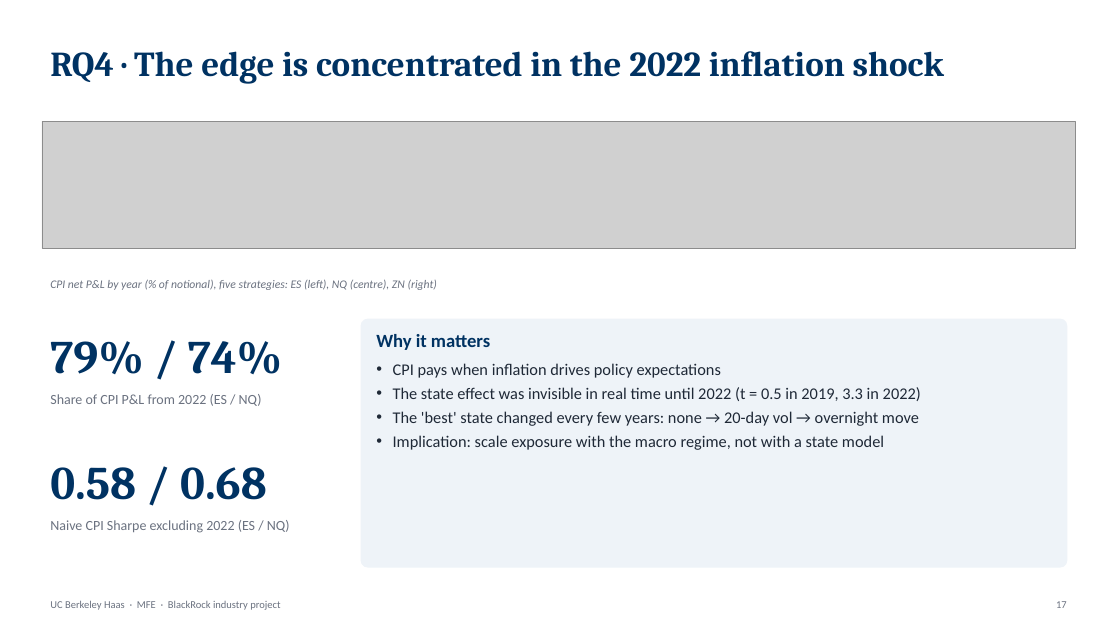
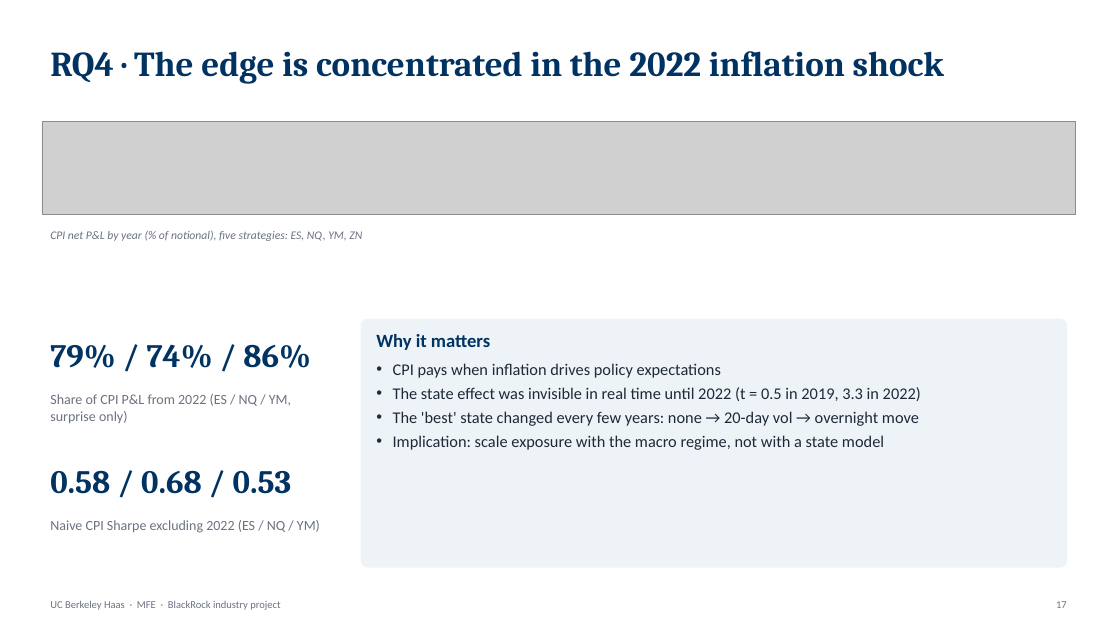
Before and after one commit to rezazamani2329/BlackRock-Project-State-Dependent-Intraday-Response-of-S-P-500-Futures-to-Macroeconomic-Surprises, a slide deck: slide 17 of Reza_BlackRock_presentation.pptx. Drawn at 1120x630 pixels with LibreOffice and Linux fonts; fonts in the diff are those of the drawing; grey boxes stand for pictures. Boxes give left, top, right and bottom in pixels: in the first picture for what was removed or moved away, otherwise in the second. Text is boxed around its words. In the diff, an @@ line names an element or a change of style, - is before the commit and + after.

```diff
--- a/Reza_BlackRock_presentation.pptx
+++ b/Reza_BlackRock_presentation.pptx
@@ picture: place and size @@
-picture at [42,121,1075,248]
+picture at [42,121,1075,214]
@@ text at [50,231,362,241]: text changed @@
-CPI net P&L by year (% of notional), five strategies: ES (left), NQ (centre), ZN (right)
+CPI net P&L by year (% of notional), five strategies: ES, NQ, YM, ZN
@@ text at [50,344,311,368]: text changed; size 40 to 28 pt @@
-79% / 74%
+79% / 74% / 86%
@@ text at [50,394,291,423]: text changed @@
-Share of CPI P&L from 2022 (ES / NQ)
+Share of CPI P&L from 2022 (ES / NQ / YM, surprise only)
@@ text at [50,470,291,494]: text changed; size 40 to 28 pt @@
-0.58 / 0.68
+0.58 / 0.68 / 0.53
@@ text at [50,520,320,533]: text changed @@
-Naive CPI Sharpe excluding 2022 (ES / NQ)
+Naive CPI Sharpe excluding 2022 (ES / NQ / YM)
```
Also in this commit, not shown: 31 other slides changed, 4 other files.
